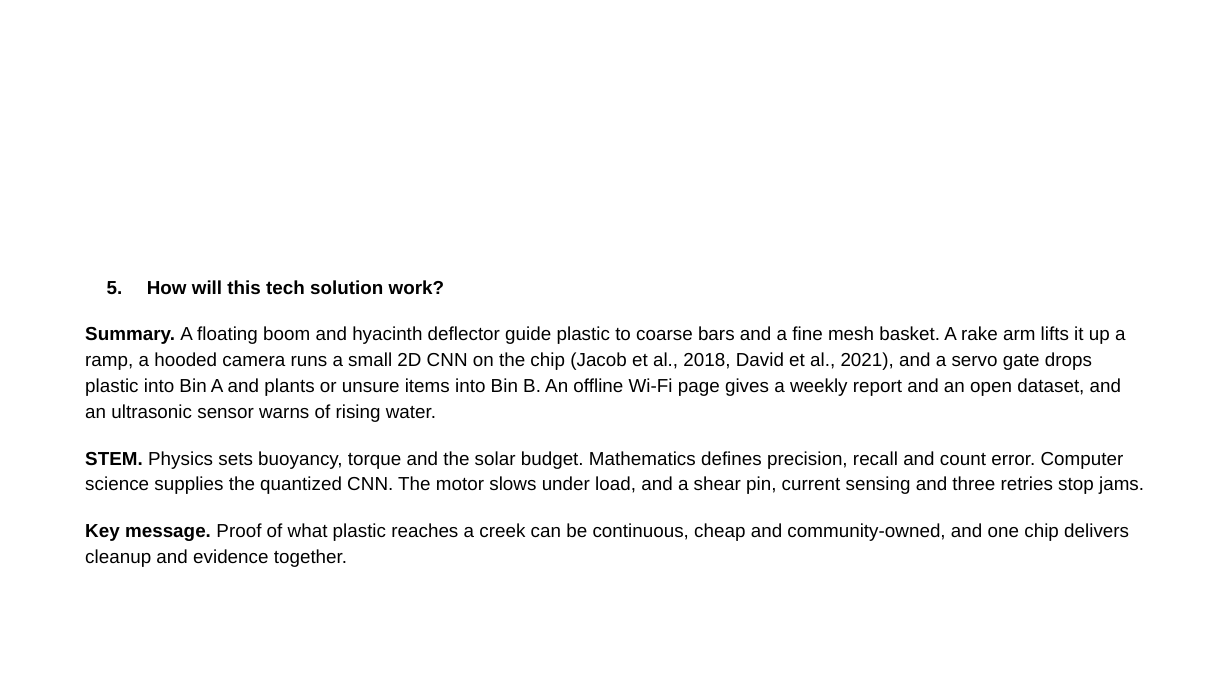
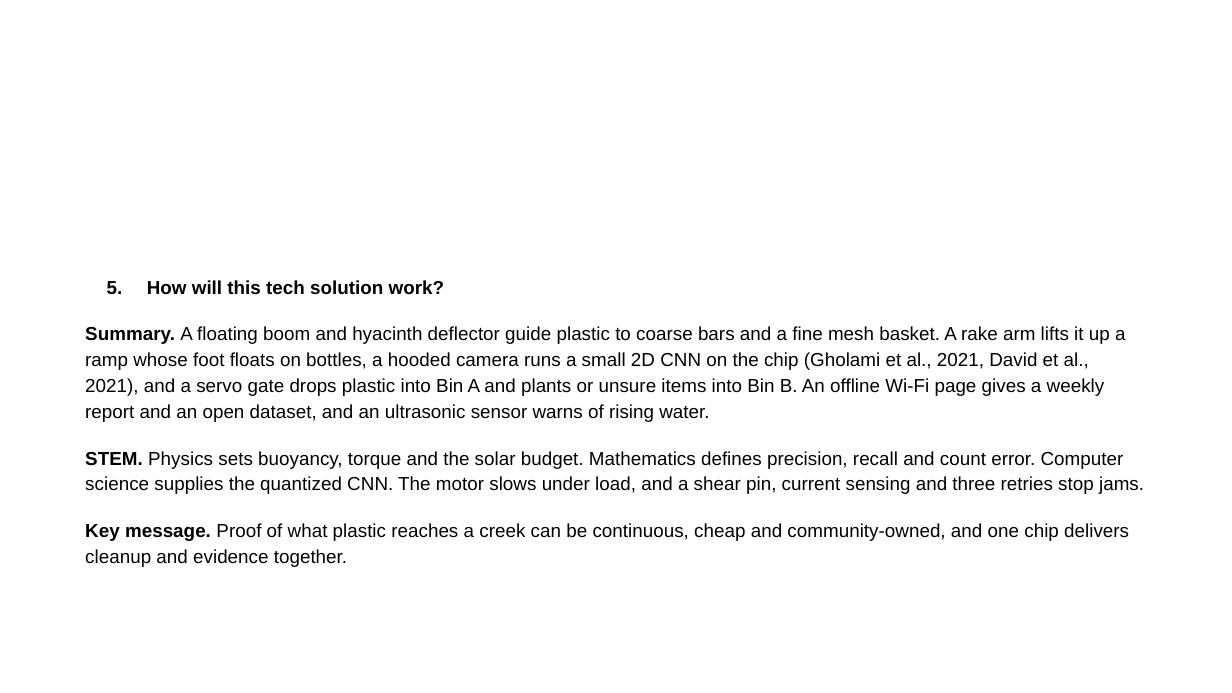
Before and after one commit to tmommu/research, a slide deck: slide 4 of sft_entry/SAGIP_SFT2026_Entry_PPT.pptx. Drawn at 1232x693 pixels with LibreOffice and Linux fonts; fonts in the diff are those of the drawing; background and template pictures are left out. Boxes give left, top, right and bottom in pixels: in the first picture for what was removed or moved away, otherwise in the second. Text is boxed around its words. In the diff, an @@ line names an element or a change of style, - is before the commit and + after.

```diff
--- a/sft_entry/SAGIP_SFT2026_Entry_PPT.pptx
+++ b/sft_entry/SAGIP_SFT2026_Entry_PPT.pptx
@@ text at [85, 326, 1125, 422]: text changed @@
-Summary. A floating boom and hyacinth deflector guide plastic to coarse bars and a fine mesh basket. A rake arm lifts it up a ramp, a hooded camera runs a small 2D CNN on the chip (Jacob et al., 2018, David et al., 2021), and a servo gate drops plastic into Bin A and plants or unsure items into Bin B. An offline Wi-Fi page gives a weekly report and an open dataset, and an ultrasonic sensor warns of rising water.
+Summary. A floating boom and hyacinth deflector guide plastic to coarse bars and a fine mesh basket. A rake arm lifts it up a ramp whose foot floats on bottles, a hooded camera runs a small 2D CNN on the chip (Gholami et al., 2021, David et al., 2021), and a servo gate drops plastic into Bin A and plants or unsure items into Bin B. An offline Wi-Fi page gives a weekly report and an open dataset, and an ultrasonic sensor warns of rising water.
```
Also in this commit, not shown: 5 other slides changed, 13 other files.
